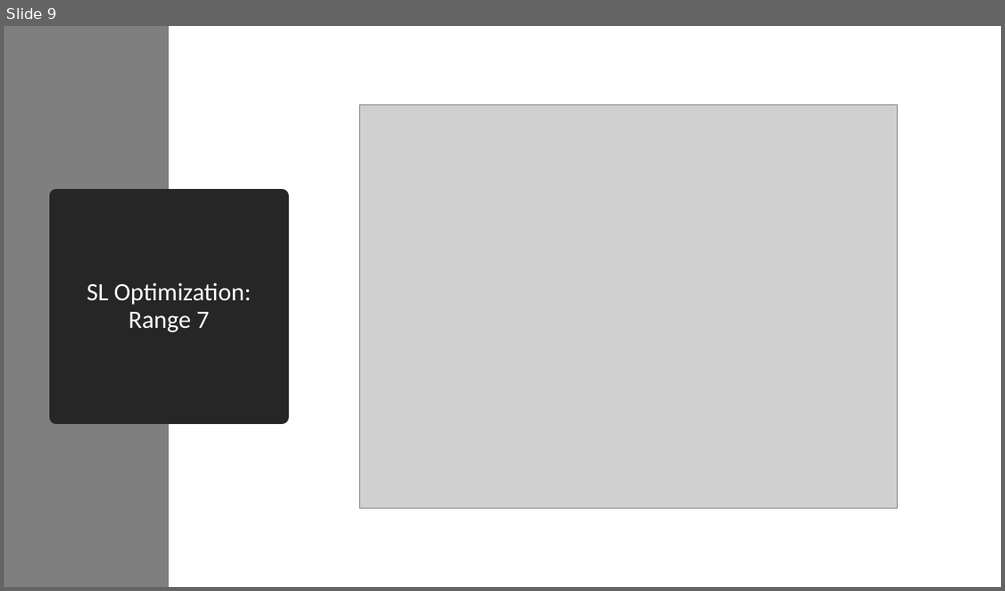
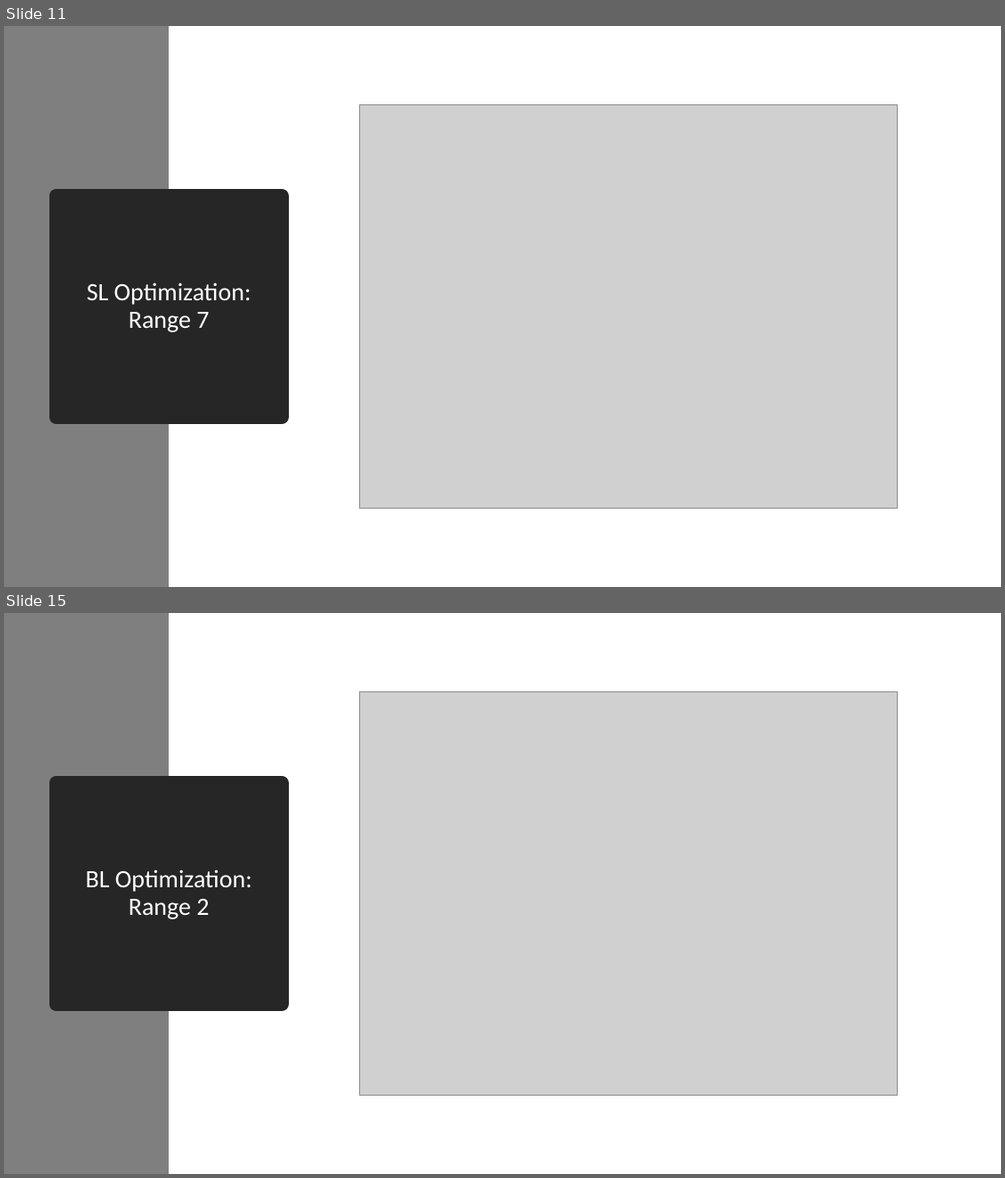
Before and after one commit to akashlevy/RRAM-RADAR-Tuning, a slide deck: presentations/Updates 6-2-20.pptx. Shown one above the other, each under a label of ours: slide 9 before the commit, slides 11 and 15 after it; the slides between them are not shown. The pictures are 1005x591 and 1005x1178 pixels, drawn with LibreOffice and Linux fonts; fonts in the diff are those of the drawing; grey boxes stand for pictures. Boxes give left, top, right and bottom in pixels: in the first picture for what was removed or moved away, otherwise in the second. Text is boxed around its words. In the diff, an @@ line names an element or a change of style, - is before the commit and + after.

```diff
--- a/presentations/Updates 6-2-20.pptx
+++ b/presentations/Updates 6-2-20.pptx
@@ slide 15 added at [4,613,1001,1174], background #FFFFFF @@
@@ rectangle added at [4,613,169,1174], fill #7F7F7F @@
@@ picture added at [359,691,897,1094] @@
@@ title added at [57,783,282,1004], fill #262626, outline #262626 13.75 pt, 24 pt, text #FFFFFF @@
+BL Optimization: Range 2
@@ what was slide 9 is now slide 11 @@
```
Also in this commit, not shown: 1 slide changed, 11 other slides added, 1 slide removed, 38 other files.
